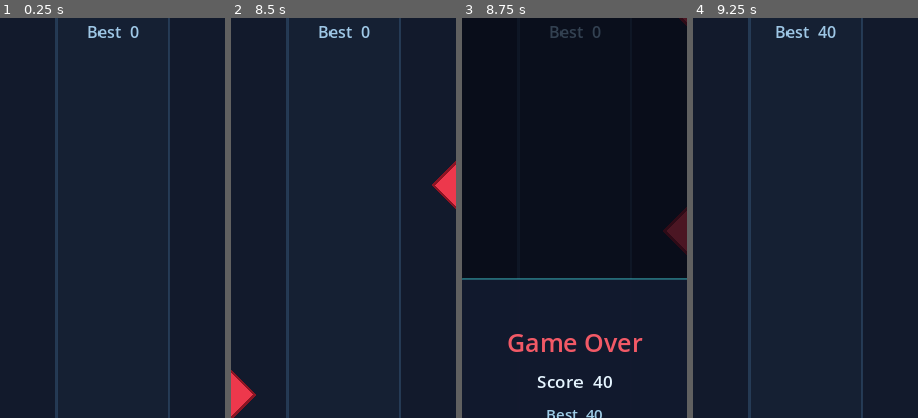
Above: before the commit, frames 1-4 (left to right).
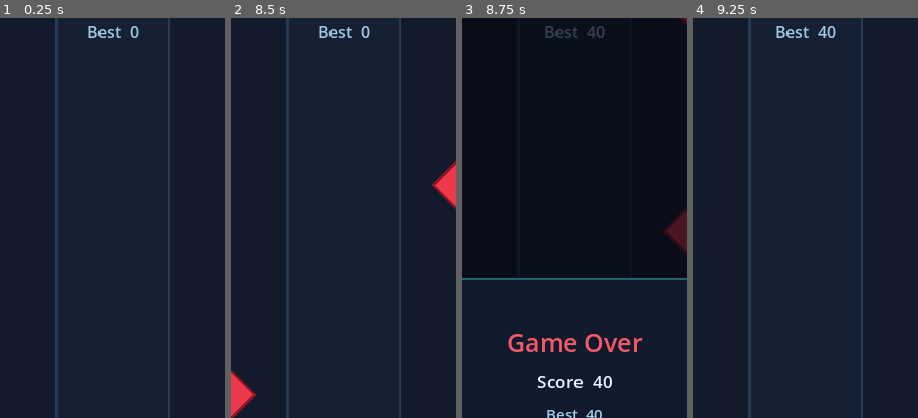
Above: after the commit, the same moments.

Repository: 4d7gdn824h-ops/lane-dodge
Game: Godot game, scene res://scenes/main.tscn
Same seed, same stepped clock (60 frames per second), same inputs: the game is played once before the commit and once after it.
Inputs (mouse positions are % of the whole screen's width and height, from its top left):
- Up to frame 1 (0.25 s): no input
- Up to frame 2 (8.5 s): click "II" at 0.5 s; click "Resume" at 1.25 s; tap Enter at 2, 5.75 s; move the mouse to (72, 45) at 2.02 s; hold Right 2.03-2.75 s; tap P at 2.1, 4.35, 5.1, 5.85, 6.6, 7.35, 8.1 s; click (72, 45) at 2.17 s; click "Settings" at 2.75 s; click "Back" at 3.5 s; tap Space at 4.25, 7.25 s; move the mouse to (30, 55) at 4.27 s; hold Left 4.28-5.03 s; move the mouse to (60, 28) at 5.02 s; hold Right 5.03-6.53 s; move the mouse to (45, 70) at 5.77 s; click (45, 70) at 5.92 s; move the mouse to (80, 65) at 6.52 s; hold Left from 6.53 s (still down); move the mouse to (20, 35) at 7.27 s; move the mouse to (55, 50) at 8.02 s; click (55, 50) at 8.17 s
- Up to frame 3 (8.75 s): keep holding Left
- Up to frame 4 (9.25 s): release Left at 8.75 s; click "Restart" at 8.75 s
The pictures show only the part of the screen within x 25-75%, y 3-53%; the shares and areas given below are measured in that part.

Frames 1-2 are identical in both runs. In frame 3, 0.3% of the frame differs, in the area x 36-64%, y 2-5%; in frame 4, nothing differs.

Commit message:
Refresh top Best HUD immediately on a new high score
Co-authored-by: 4d7gdn824h-ops <4d7gdn824h-ops@users.noreply.github.com>

Diff:
--- a/scripts/main.gd
+++ b/scripts/main.gd
@@ -128,6 +128,7 @@
 	playing = false
 	call_deferred("_set_world_frozen", true)
 	GameState.record_score(score)
+	_update_hud()
 	final_score_label.text = "Score  %d" % score
 	final_best_label.text = "Best  %d" % GameState.best_score
 	game_over_overlay.visible = true
